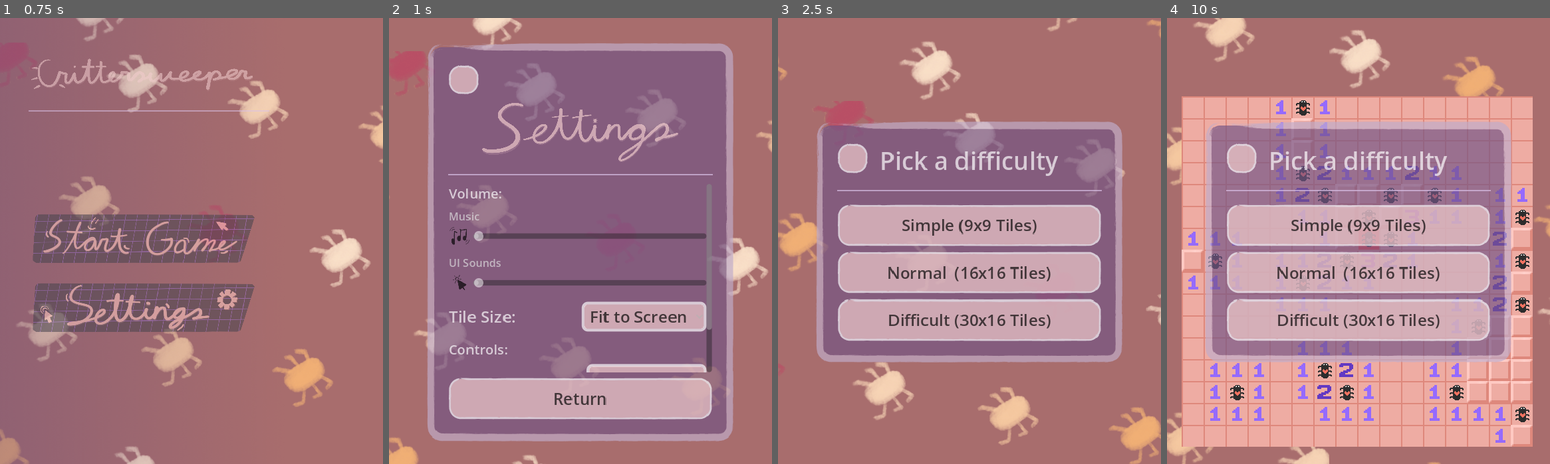
Above: before the commit, frames 1-4 (left to right).
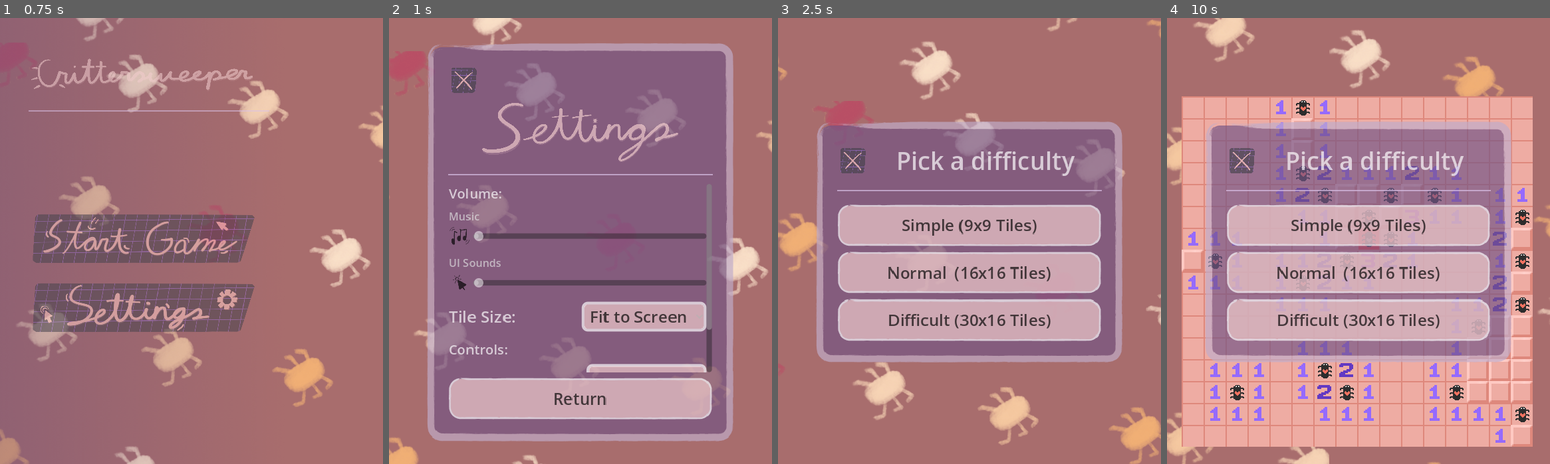
Above: after the commit, the same moments.

Repository: Somebud0180/CritterSweeper
Game: Godot game, scene res://scenes/menu.tscn
Same seed, same stepped clock (60 frames per second), same inputs: the game is played once before the commit and once after it.
Inputs (mouse positions are in pixels of both pictures, inside the frame that each line leads up to):
- Up to frame 1 (0.75 s): click (145, 307) at 0.5 s
- Up to frame 2 (1 s): no input
- Up to frame 3 (2.5 s): click (854, 84) at 1.25 s; click (927, 241) at 2 s
- Up to frame 4 (10 s): click "Normal (16x16 Tiles)" at 2.75 s; tap Enter (ui_accept) at 3.5, 3.77, 4.52, 6.77, 7.52, 8.27 s; move the mouse to (1442, 218) at 3.52 s; hold Right 3.53-4.28 s; tap Alt at 3.6, 5.85, 7.35, 8.85 s; click (1442, 218) at 3.67 s; move the mouse to (1281, 263) at 4.27 s; hold Escape (go_back) 4.28-5 s; tap Shift at 4.35, 6.6, 8.1 s; click (1281, 263) at 4.42 s; click (1312, 205) at 5 s; move the mouse to (1396, 142) at 5.77 s; hold Right 5.78-6.53 s; click (1396, 142) at 5.92 s; move the mouse to (1339, 330) at 6.52 s; hold Up 6.53-7.28 s; click (1339, 330) at 6.67 s; move the mouse to (1473, 307) at 7.27 s; hold Left 7.28-8.78 s; click (1473, 307) at 7.42 s; move the mouse to (1243, 174) at 8.02 s; click (1243, 174) at 8.17 s; move the mouse to (1377, 241) at 8.77 s; hold Escape (go_back) 8.78-9.5 s; click (1377, 241) at 8.92 s; click (1312, 276) at 9.5 s

Frame 1 is identical in both runs. In frame 2, 0.4% of the frame differs, in the area x 15-24%, y 10-18%; in frame 3, 1.4%, in the area x 15-78%, y 28-36%; in frame 4, 1.4%.

Commit message:
Added new difficulty and back button textures, implemented the new back button texture along with button animations. Organized button textures

Diff:
--- a/interface/menu.tres
+++ b/interface/menu.tres
@@ -1,8 +1,8 @@
 [gd_resource type="Theme" load_steps=13 format=3 uid="uid://bhmyomirsk6vr"]
 
-[ext_resource type="Texture2D" uid="uid://dykr4q016im2u" path="res://interface/textures/ButtonStyle_Hover.png" id="1_87gl6"]
-[ext_resource type="Texture2D" uid="uid://j40lxsro70gl" path="res://interface/textures/ButtonStyle.png" id="2_psl0c"]
-[ext_resource type="Texture2D" uid="uid://07obkqtplowh" path="res://interface/textures/ButtonStyle_Pressed.png" id="3_jc7xe"]
+[ext_resource type="Texture2D" uid="uid://dykr4q016im2u" path="res://interface/textures/ButtonTexture/ButtonStyle_Hover.png" id="1_87gl6"]
+[ext_resource type="Texture2D" uid="uid://j40lxsro70gl" path="res://interface/textures/ButtonTexture/ButtonStyle.png" id="2_psl0c"]
+[ext_resource type="Texture2D" uid="uid://07obkqtplowh" path="res://interface/textures/ButtonTexture/ButtonStyle_Pressed.png" id="3_jc7xe"]
 [ext_resource type="Texture2D" uid="uid://bgupmpji3jfmh" path="res://interface/textures/PanelStyle.png" id="4_fmrnt"]
 
 [sub_resource type="SystemFont" id="SystemFont_6tgry"]
--- /dev/null
+++ b/scenes/back_button.tscn
@@ -0,0 +1,99 @@
+[gd_scene load_steps=8 format=3 uid="uid://cgqy54bs5kc5y"]
+
+[ext_resource type="Script" uid="uid://d16hdx4moncic" path="res://scripts/back_button.gd" id="1_mki26"]
+[ext_resource type="Texture2D" uid="uid://c8k80lph4nua8" path="res://interface/textures/ButtonTexture/BackButton.png" id="1_tkpbl"]
+
+[sub_resource type="Animation" id="Animation_jy7pm"]
+length = 0.001
+tracks/0/type = "value"
+tracks/0/imported = false
+tracks/0/enabled = true
+tracks/0/path = NodePath(".:scale")
+tracks/0/interp = 1
+tracks/0/loop_wrap = true
+tracks/0/keys = {
+"times": PackedFloat32Array(0),
+"transitions": PackedFloat32Array(1),
+"update": 0,
+"values": [Vector2(1, 1)]
+}
+
+[sub_resource type="Animation" id="Animation_ywnoi"]
+resource_name = "press_down"
+length = 0.1
+step = 0.05
+capture_included = true
+tracks/0/type = "value"
+tracks/0/imported = false
+tracks/0/enabled = true
+tracks/0/path = NodePath(".:scale")
+tracks/0/interp = 1
+tracks/0/loop_wrap = true
+tracks/0/keys = {
+"times": PackedFloat32Array(0.099999994),
+"transitions": PackedFloat32Array(0.5),
+"update": 2,
+"values": [Vector2(1.05, 1.05)]
+}
+
+[sub_resource type="Animation" id="Animation_q7utx"]
+resource_name = "press_up"
+length = 0.1
+step = 0.05
+capture_included = true
+tracks/0/type = "value"
+tracks/0/imported = false
+tracks/0/enabled = true
+tracks/0/path = NodePath(".:scale")
+tracks/0/interp = 1
+tracks/0/loop_wrap = true
+tracks/0/keys = {
+"times": PackedFloat32Array(0.1),
+"transitions": PackedFloat32Array(0.5),
+"update": 2,
+"values": [Vector2(1, 1)]
+}
+
+[sub_resource type="Animation" id="Animation_6p3j2"]
+length = 0.1
+capture_included = true
+tracks/0/type = "value"
+tracks/0/imported = false
+tracks/0/enabled = true
+tracks/0/path = NodePath(".:scale")
+tracks/0/interp = 1
+tracks/0/loop_wrap = true
+tracks/0/keys = {
+"times": PackedFloat32Array(0.1),
+"transitions": PackedFloat32Array(0.5),
+"update": 2,
+"values": [Vector2(0.98, 0.98)]
+}
+
+[sub_resource type="AnimationLibrary" id="AnimationLibrary_6p3j2"]
+_data = {
+&"RESET": SubResource("Animation_jy7pm"),
+&"enlarge": SubResource("Animation_ywnoi"),
+&"normalize": SubResource("Animation_q7utx"),
+&"press": SubResource("Animation_6p3j2")
+}
+
+[node name="BackButton" type="TextureButton"]
+custom_minimum_size = Vector2(44, 44)
+offset_right = 44.0
+offset_bottom = 44.0
+size_flags_horizontal = 0
+size_flags_vertical = 4
+focus_neighbor_top = NodePath("../Button Container/VBoxContainer/ControlsContainer/Vibration/CheckButton")
+mouse_default_cursor_shape = 2
+texture_normal = ExtResource("1_tkpbl")
+ignore_texture_size = true
+stretch_mode = 5
+script = ExtResource("1_mki26")
+
+[node name="ButtonAnimations" type="AnimationPlayer" parent="."]
+libraries = {
+&"": SubResource("AnimationLibrary_6p3j2")
+}
+
+[connection signal="pressed" from="." to="." method="_on_pressed"]
--- a/scenes/menu.tscn
+++ b/scenes/menu.tscn
@@ -9,21 +9,21 @@
 [ext_resource type="Script" uid="uid://cm8rqrm54087" path="res://scripts/parallax_randomizer.gd" id="4_mj5lg"]
 [ext_resource type="Texture2D" uid="uid://dpvdd4jyhas1v" path="res://assets/sprites/backgrounds/Background0.png" id="4_ufwb2"]
 [ext_resource type="Texture2D" uid="uid://bcgx7w16kxqp2" path="res://assets/sprites/foregrounds/Foreground0.png" id="5_mj5lg"]
-[ext_resource type="Texture2D" uid="uid://cp227g2cag6co" path="res://interface/textures/PauseButton/PauseButton_Norm.png" id="7_7jp70"]
+[ext_resource type="Texture2D" uid="uid://cp227g2cag6co" path="res://interface/textures/ButtonTexture/PauseButton/PauseButton_Norm.png" id="7_7jp70"]
 [ext_resource type="Script" uid="uid://dx1w2nxwnc5qs" path="res://scripts/pause_button.gd" id="7_mj5lg"]
-[ext_resource type="Script" uid="uid://d16hdx4moncic" path="res://scripts/back_button.gd" id="7_v86rl"]
-[ext_resource type="Texture2D" uid="uid://pe3hx6mhd57l" path="res://interface/textures/PauseButton/PauseButton_Pressed.png" id="8_mxgkd"]
-[ext_resource type="Texture2D" uid="uid://cqeavkhghepvt" path="res://interface/textures/PauseButton/PauseButton_Hover.png" id="9_g6gyw"]
+[ext_resource type="Texture2D" uid="uid://pe3hx6mhd57l" path="res://interface/textures/ButtonTexture/PauseButton/PauseButton_Pressed.png" id="8_mxgkd"]
+[ext_resource type="Texture2D" uid="uid://cqeavkhghepvt" path="res://interface/textures/ButtonTexture/PauseButton/PauseButton_Hover.png" id="9_g6gyw"]
 [ext_resource type="PackedScene" uid="uid://chm2tu86wl8ae" path="res://scenes/tile_mode_overlay.tscn" id="11_fy8yy"]
 [ext_resource type="Texture2D" uid="uid://vjrlaao8ex80" path="res://interface/textures/Fade.png" id="11_oi1it"]
 [ext_resource type="Texture2D" uid="uid://vfjnytyscp85" path="res://interface/textures/Settings_TitleCard.png" id="11_ufwb2"]
 [ext_resource type="AnimationLibrary" uid="uid://ikbf1v8drsm7" path="res://assets/shared_animations.res" id="12_6wigr"]
-[ext_resource type="Texture2D" uid="uid://c6f10arg2qu1a" path="res://interface/textures/ButtonTexture/Resume.png" id="12_81l6r"]
+[ext_resource type="Texture2D" uid="uid://c6f10arg2qu1a" path="res://interface/textures/ButtonTexture/MenuButtons/Resume.png" id="12_81l6r"]
 [ext_resource type="Script" uid="uid://cptukuhpxwgkw" path="res://scripts/critter_layer.gd" id="13_lnf0i"]
 [ext_resource type="Script" uid="uid://dbhl7y6g0pb5s" path="res://scripts/button_animation.gd" id="13_oi1it"]
-[ext_resource type="Texture2D" uid="uid://dx04omoqdkew8" path="res://interface/textures/ButtonTexture/NewGame.png" id="13_rsfmq"]
-[ext_resource type="Texture2D" uid="uid://dndsd2ke1gy78" path="res://interface/textures/ButtonTexture/Settings.png" id="14_oi1it"]
+[ext_resource type="Texture2D" uid="uid://dx04omoqdkew8" path="res://interface/textures/ButtonTexture/MenuButtons/NewGame.png" id="13_rsfmq"]
+[ext_resource type="Texture2D" uid="uid://dndsd2ke1gy78" path="res://interface/textures/ButtonTexture/MenuButtons/Settings.png" id="14_oi1it"]
 [ext_resource type="Script" uid="uid://c8ywq5j56nj1o" path="res://scripts/globals_picker.gd" id="16_mxgkd"]
+[ext_resource type="PackedScene" uid="uid://cgqy54bs5kc5y" path="res://scenes/back_button.tscn" id="20_g54pe"]
 [ext_resource type="Script" uid="uid://58xr8yxuyjby" path="res://scripts/globals_slider.gd" id="23_ffqrc"]
 [ext_resource type="Script" uid="uid://bfw1gn3rff0q0" path="res://scripts/globals_check_button.gd" id="26_x16fv"]
 
@@ -1173,14 +1173,8 @@
 [node name="VBoxContainer" type="VBoxContainer" parent="MenuLayer/SettingsContainer/Settings/PanelContainer"]
 layout_mode = 2
 
-[node name="BackButton" type="Button" parent="MenuLayer/SettingsContainer/Settings/PanelContainer/VBoxContainer"]
-custom_minimum_size = Vector2(44, 44)
-layout_mode = 2
-size_flags_horizontal = 0
-size_flags_vertical = 0
-focus_neighbor_top = NodePath("../Button Container/VBoxContainer/ControlsContainer/Vibration/CheckButton")
-mouse_default_cursor_shape = 2
-script = ExtResource("7_v86rl")
+[node name="BackButton" parent="MenuLayer/SettingsContainer/Settings/PanelContainer/VBoxContainer" instance=ExtResource("20_g54pe")]
+layout_mode = 2
 current_menu = "settings"
 previous_menu = "main"
 
@@ -1396,9 +1390,19 @@
 [node name="VBoxContainer" type="VBoxContainer" parent="MenuLayer/DifficultyPickerContainer/DifficultyPicker/PanelContainer"]
 layout_mode = 2
 
-[node name="Label" type="Label" parent="MenuLayer/DifficultyPickerContainer/DifficultyPicker/PanelContainer/VBoxContainer"]
+[node name="HBoxContainer" type="HBoxContainer" parent="MenuLayer/DifficultyPickerContainer/DifficultyPicker/PanelContainer/VBoxContainer"]
+layout_mode = 2
+alignment = 1
+
+[node name="BackButton" parent="MenuLayer/DifficultyPickerContainer/DifficultyPicker/PanelContainer/VBoxContainer/HBoxContainer" instance=ExtResource("20_g54pe")]
+layout_mode = 2
+current_menu = "difficulty"
+previous_menu = "main"
+
+[node name="Label" type="Label" parent="MenuLayer/DifficultyPickerContainer/DifficultyPicker/PanelContainer/VBoxContainer/HBoxContainer"]
 custom_minimum_size = Vector2(0, 44)
 layout_mode = 2
+size_flags_horizontal = 3
 size_flags_vertical = 6
 theme_override_font_sizes/font_size = 36
 text = "Pick a difficulty"
@@ -1420,16 +1424,6 @@
 layout_mode = 2
 text = "Difficult (30x16 Tiles)"
 
-[node name="BackButton" type="Button" parent="MenuLayer/DifficultyPickerContainer/DifficultyPicker/PanelContainer"]
-custom_minimum_size = Vector2(44, 44)
-layout_mode = 2
-size_flags_horizontal = 0
-size_flags_vertical = 0
-mouse_default_cursor_shape = 2
-script = ExtResource("7_v86rl")
-current_menu = "difficulty"
-previous_menu = "main"
-
 [node name="AnimationPlayer" type="AnimationPlayer" parent="." groups=["AnimationPlayer"]]
 unique_name_in_owner = true
 libraries = {
@@ -1440,7 +1434,6 @@
 [connection signal="pressed" from="MenuLayer/MainMenuContainer/MainMenu/VBoxContainer/Button Container/ResumeButton" to="." method="_on_resume_button_pressed"]
 [connection signal="pressed" from="MenuLayer/MainMenuContainer/MainMenu/VBoxContainer/Button Container/StartButton" to="." method="_on_start_button_pressed"]
 [connection signal="pressed" from="MenuLayer/MainMenuContainer/MainMenu/VBoxContainer/Button Container/SettingsButton" to="." method="_on_settings_button_pressed"]
-[connection signal="pressed" from="MenuLayer/SettingsContainer/Settings/PanelContainer/VBoxContainer/BackButton" to="MenuLayer/SettingsContainer/Settings/PanelContainer/VBoxContainer/BackButton" method="_on_pressed"]
 [connection signal="value_changed" from="MenuLayer/SettingsContainer/Settings/PanelContainer/VBoxContainer/Button Conta …(245 unchanged characters)…
 [connection signal="value_changed" from="MenuLayer/SettingsContainer/Settings/PanelContainer/VBoxContainer/Button Conta …(237 unchanged characters)…
 [connection signal="item_selected" from="MenuLayer/SettingsContainer/Settings/PanelContainer/VBoxContainer/Button Conta …(215 unchanged characters)…
@@ -1450,4 +1443,3 @@
 [connection signal="pressed" from="MenuLayer/DifficultyPickerContainer/DifficultyPicker/PanelContainer/VBoxContainer/SimpleButton" to="." method="_on_difficulty_button_pressed" binds= [0]]
 [connection signal="pressed" from="MenuLayer/DifficultyPickerContainer/DifficultyPicker/PanelContainer/VBoxContainer/NormalButton" to="." method="_on_difficulty_button_pressed" binds= [1]]
 [connection signal="pressed" from="MenuLayer/DifficultyPickerContainer/DifficultyPicker/PanelContainer/VBoxContainer/DifficultButton" to="." method="_on_difficulty_button_pressed" binds= [2]]
-[connection signal="pressed" from="MenuLayer/DifficultyPickerContainer/DifficultyPicker/PanelContainer/BackButton" to="MenuLayer/DifficultyPickerContainer/DifficultyPicker/PanelContainer/BackButton" method="_on_pressed"]
--- a/scripts/back_button.gd
+++ b/scripts/back_button.gd
@@ -1,11 +1,41 @@
-extends Button
-
+extends TextureButton
 @export var current_menu: String
 @export var previous_menu: String
 var main_screen
 
 func _ready() -> void:
 	main_screen = get_tree().get_first_node_in_group("MainScreen")
+	connect("button_down", _press_button)
+	connect("button_up", _normalize_button)
+	connect("focus_entered", _enlarge_button)
+	connect("focus_exited", _normalize_button)
+	connect("mouse_entered", _enlarge_button)
+	connect("mouse_exited", _normalize_button)
+
+	get_tree().root.connect("size_changed", _on_viewport_size_changed)
+	pivot_offset = Vector2(size.x/2, size.y/2)
 
 func _on_pressed() -> void:
 	main_screen.hide_and_show(current_menu, previous_menu)
+
+func _on_viewport_size_changed() -> void:
+	pivot_offset = Vector2(size.x/2, size.y/2)
+
+# Animations
+func _enlarge_button() -> void:
+	z_index = 0
+	z_index += 1
+	$ButtonAnimations.play("enlarge")
+	Globals.vibrate_stop()
+	Globals.vibrate_hover()
+
+func _normalize_button() -> void:
+	$ButtonAnimations.play("normalize")
+	await $ButtonAnimations.animation_finished
+	z_index = 0
+
+func _press_button() -> void:
+	$ButtonAnimations.play("press")
+	Globals.vibrate_hard_press()
+	await $ButtonAnimations.animation_finished
+	z_index = 0
--- a/scripts/main_screen.gd
+++ b/scripts/main_screen.gd
@@ -7,8 +7,8 @@
 @export var resume_button: TextureButton
 @export var start_button: TextureButton
 
-const NEW_GAME_BTNTEXT = preload("res://interface/textures/ButtonTexture/NewGame.png")
-const START_GAME_BTNTEXT = preload("res://interface/textures/ButtonTexture/StartGame.png")
+const NEW_GAME_BTNTEXT = preload("res://interface/textures/ButtonTexture/MenuButtons/NewGame.png")
+const START_GAME_BTNTEXT = preload("res://interface/textures/ButtonTexture/MenuButtons/StartGame.png")
 const TILE_MODE_OVERLAY = preload("res://scenes/tile_mode_overlay.tscn")
 
 enum STATE { MAIN, GAME, SETTINGS, DIFFICULTY }
Binary file added: interface/textures/ButtonTexture/BackButton.png
Not shown, changed: interface/textures/ButtonTexture/BackButton.png.import
Renamed: interface/textures/ButtonStyle.png -> interface/textures/ButtonTexture/ButtonStyle.png
Not shown, changed: interface/textures/ButtonTexture/ButtonStyle.png.import
Renamed: interface/textures/ButtonStyle_Hover.png -> interface/textures/ButtonTexture/ButtonStyle_Hover.png
Not shown, changed: interface/textures/ButtonTexture/ButtonStyle_Hover.png.import
Renamed: interface/textures/ButtonStyle_Pressed.png -> interface/textures/ButtonTexture/ButtonStyle_Pressed.png
Not shown, changed: interface/textures/ButtonTexture/ButtonStyle_Pressed.png.import
Binary file added: interface/textures/ButtonTexture/DifficultyButtons/Difficult_Difficulty.png
Not shown, changed: interface/textures/ButtonTexture/DifficultyButtons/Difficult_Difficulty.png.import
Binary file added: interface/textures/ButtonTexture/DifficultyButtons/Normal_Difficulty.png
Not shown, changed: interface/textures/ButtonTexture/DifficultyButtons/Normal_Difficulty.png.import
(and 16 more such lines)
